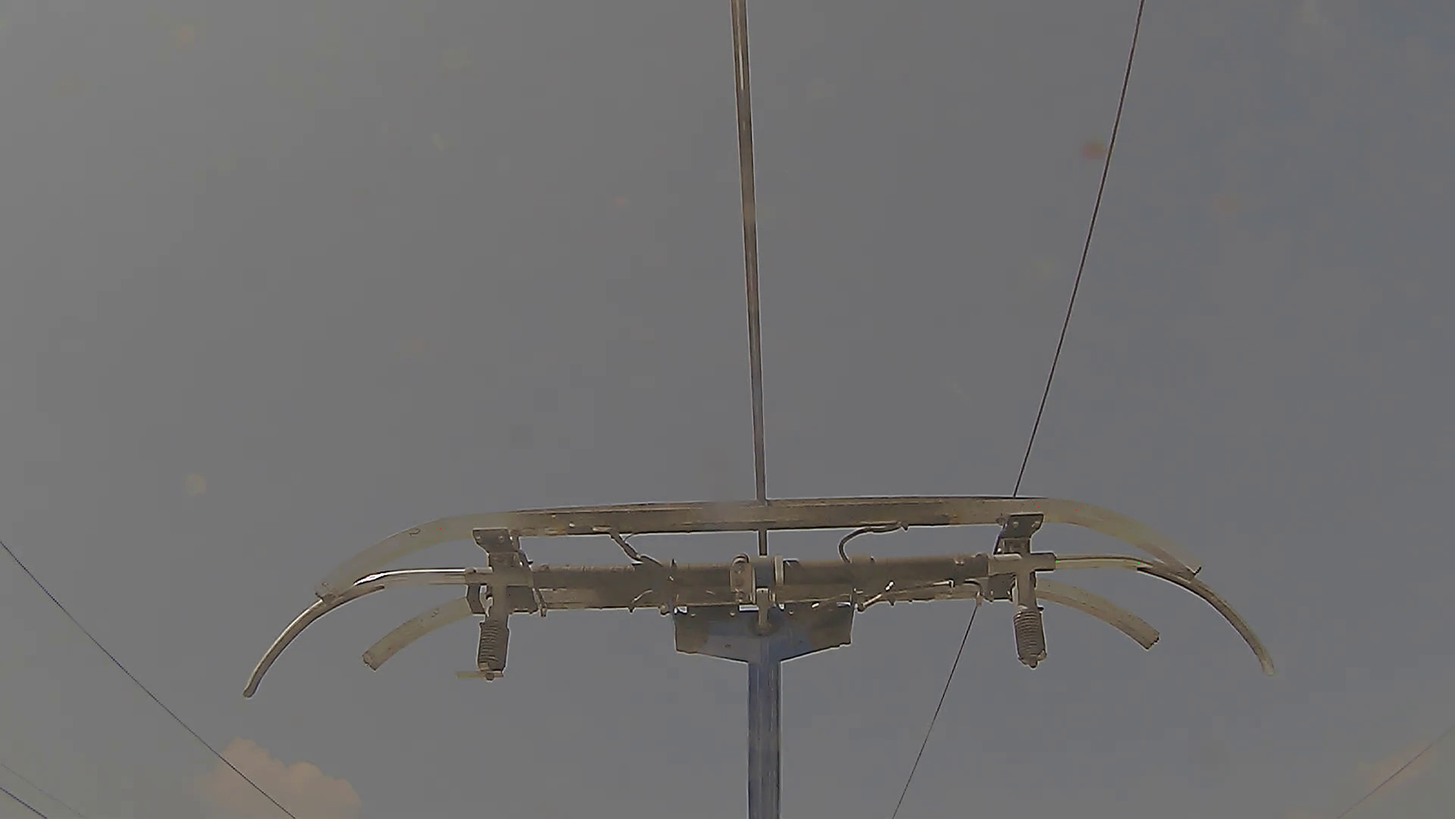
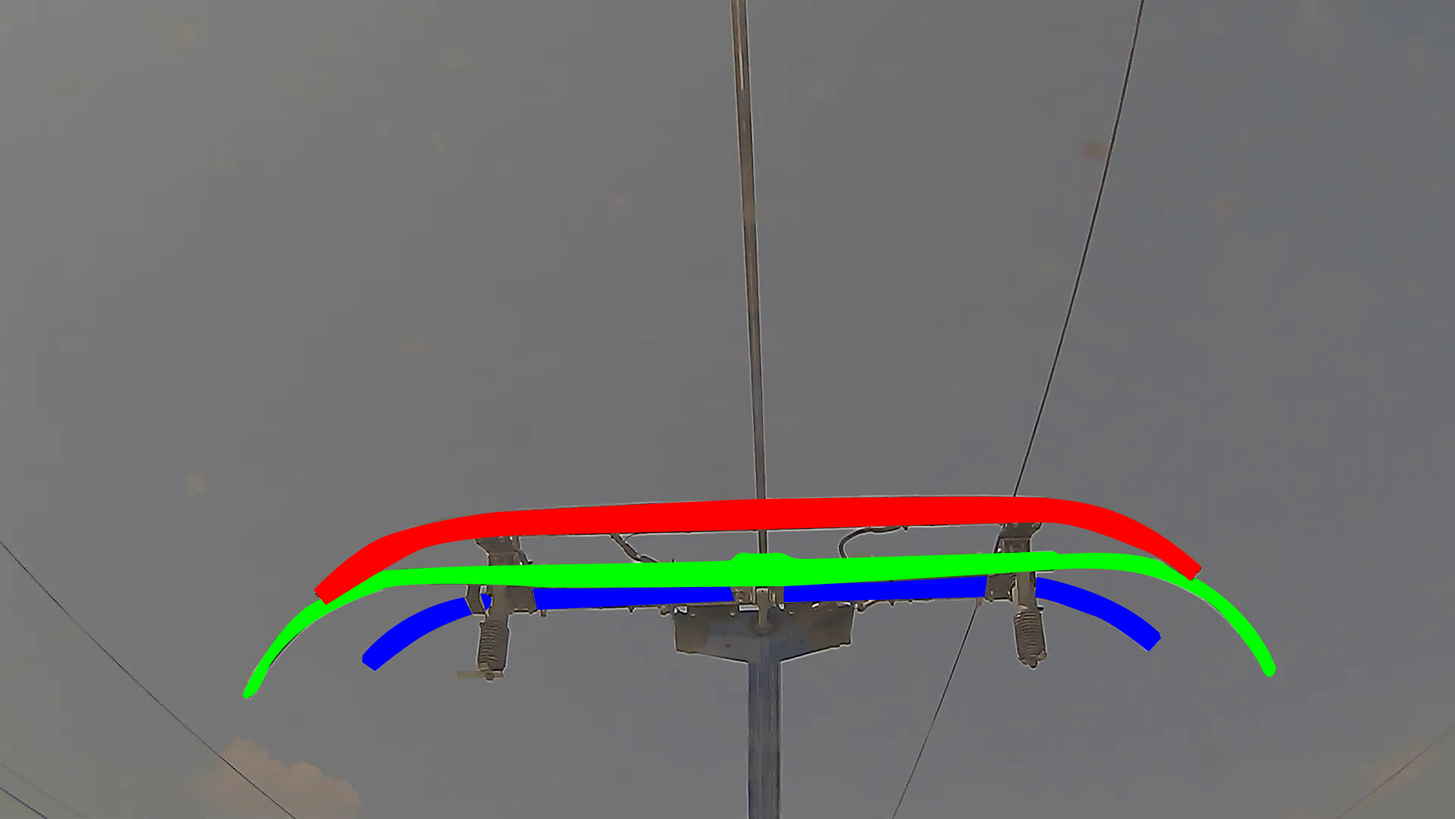
Layered file, before and after one edit (1455x819). Changes by layer:
showed "mask" (1st of 3, in "front_bar") over [313, 496, 1203, 605]
showed "mask" (2nd of 3, in "middle_bar") over [242, 551, 1277, 699]
showed "mask" (3rd of 3, in "rear_bar"), painted on it over [362, 576, 1162, 671]
